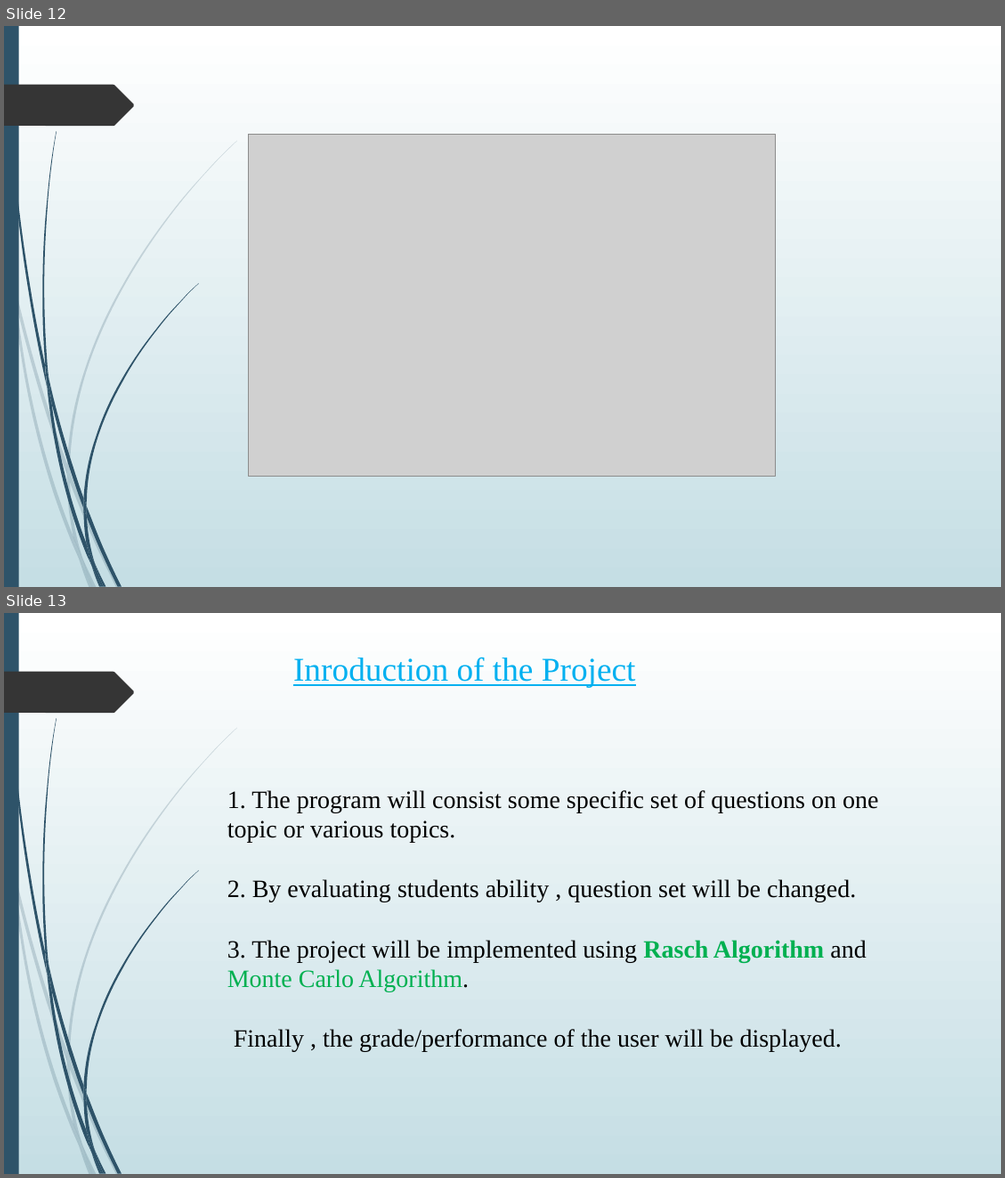
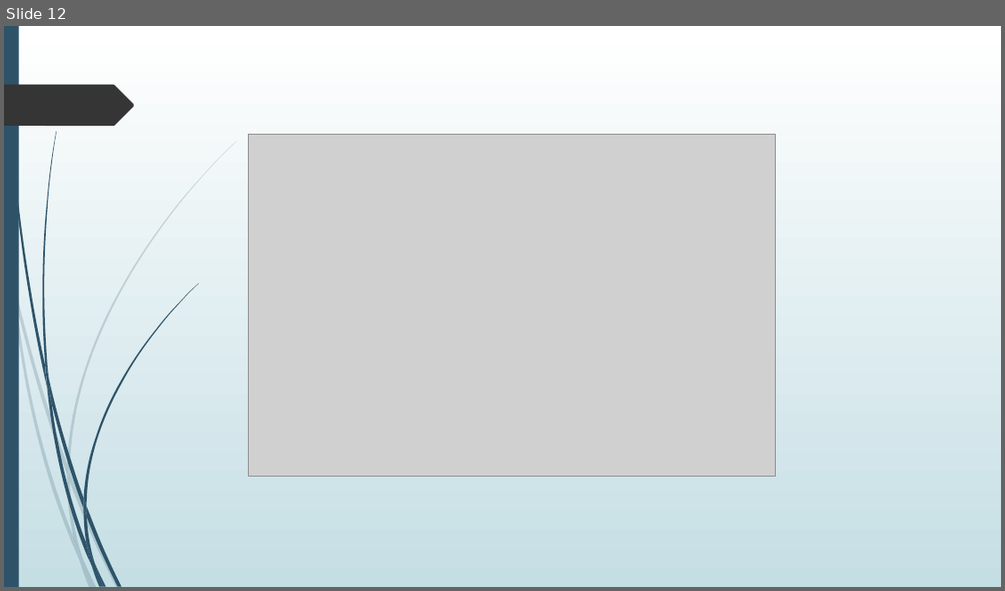
Before and after one commit to meKhairul/SPL---1, a slide deck: Computerized Adaptive Test System.pptx. Shown one above the other, each under a label of ours: slides 12 and 13 before the commit, slide 12 after it. The pictures are 1005x1178 and 1005x591 pixels, drawn with LibreOffice and Linux fonts; fonts in the diff are those of the drawing; grey boxes stand for pictures. Boxes give left, top, right and bottom in pixels: in the first picture for what was removed or moved away, otherwise in the second. Text is boxed around its words. In the diff, an @@ line names an element or a change of style, - is before the commit and + after.

Commit message:
final

```diff
--- a/Computerized Adaptive Test System.pptx
+++ b/Computerized Adaptive Test System.pptx
@@ slide 13 removed at [4, 613, 1001, 1174], background gradient #FFFFFF to #C5DEE5; not listed: 24 template elements that a slide beside it also shows @@
@@ text removed at [293, 657, 636, 688] @@
-Inroduction of the Project
@@ text removed at [227, 790, 878, 1052] @@
-1. The program will consist some specific set of questions on one topic or various topics.
-2. By evaluating students ability , question set will be changed.
-3. The project will be implemented using Rasch Algorithm and Monte Carlo Algorithm.
-Finally , the grade/performance of the user will be displayed.
```
Also in this commit, not shown: 1 slide changed.
